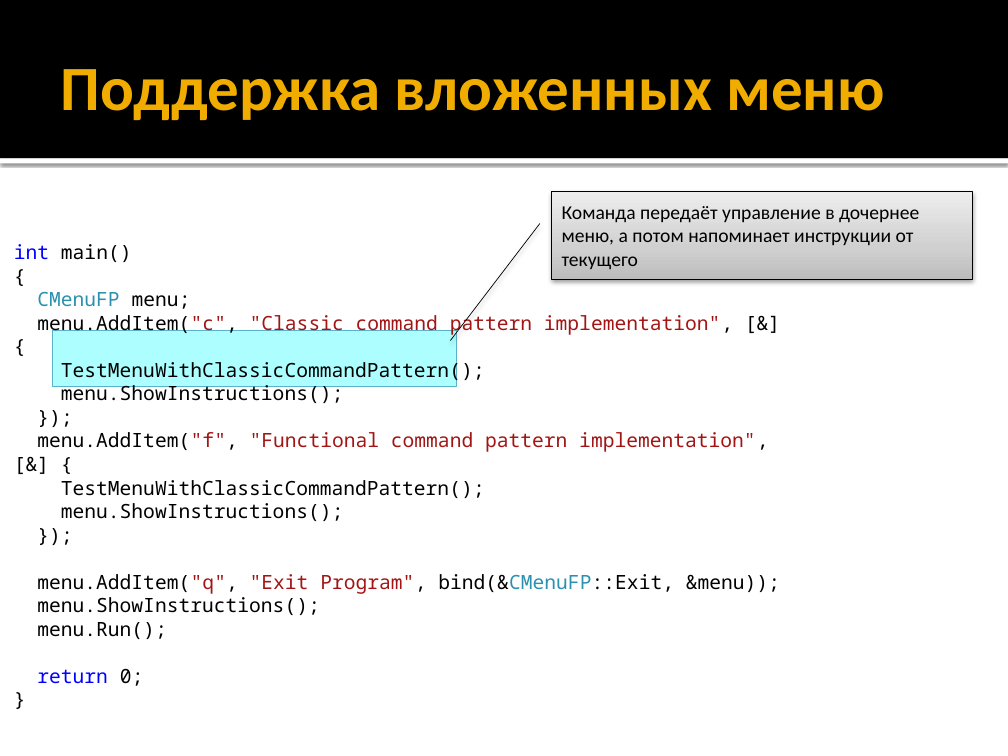
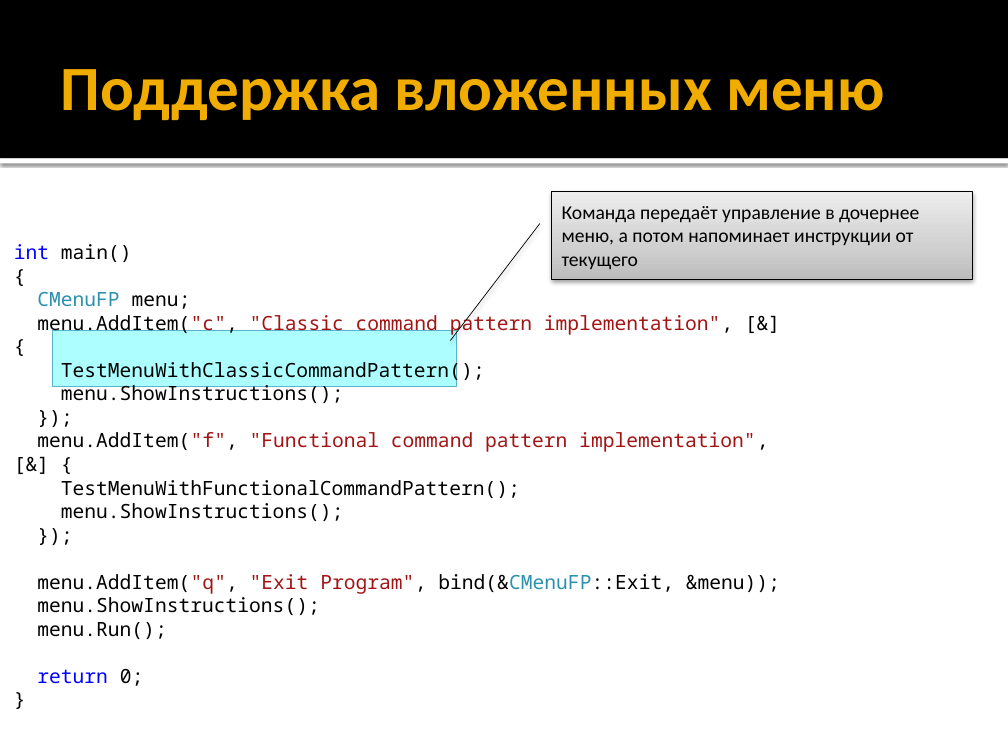
Before and after one commit to iv-sergius/ood, a slide deck: slide 19 of lectures/06.command/command.pptx. Drawn at 1008x756 pixels with LibreOffice and Linux fonts; fonts in the diff are those of the drawing. Boxes give left, top, right and bottom in pixels: in the first picture for what was removed or moved away, otherwise in the second. Text is boxed around its words. In the diff, an @@ line names an element or a change of style, - is before the commit and + after.

Commit message:
исправлена опечатка в лекции

```diff
--- a/lectures/06.command/command.pptx
+++ b/lectures/06.command/command.pptx
@@ text at <box>61,480,520,498</box>: text changed @@
-TestMenuWithClassicCommandPattern();
+TestMenuWithFunctionalCommandPattern();
```
